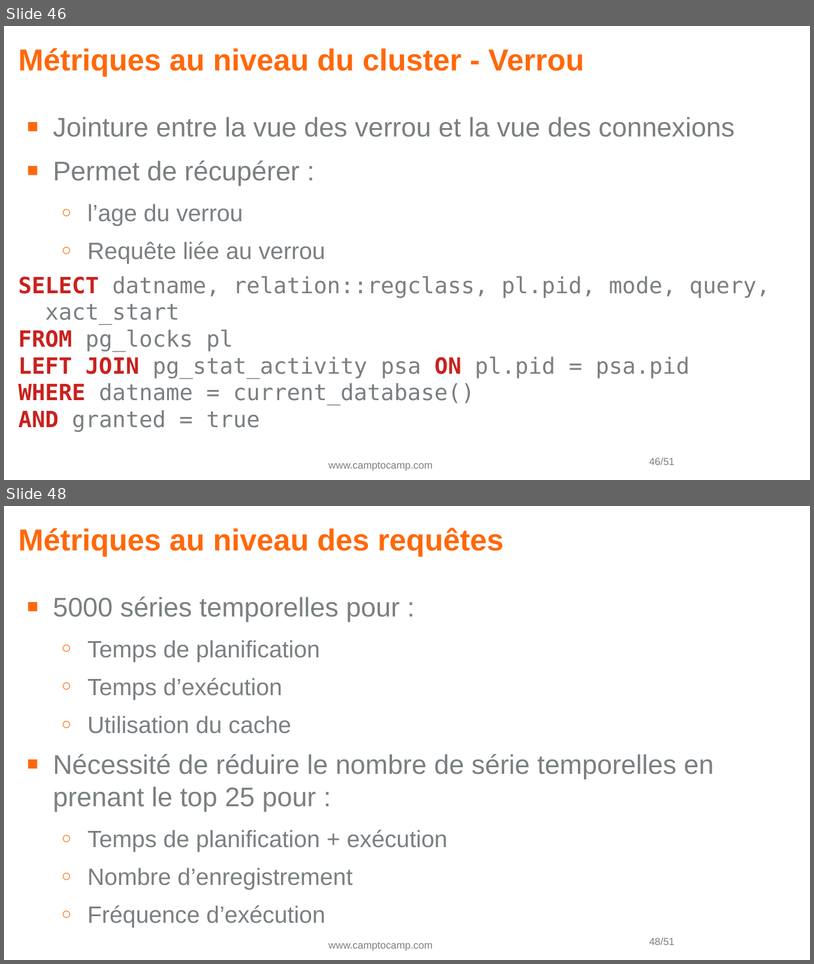
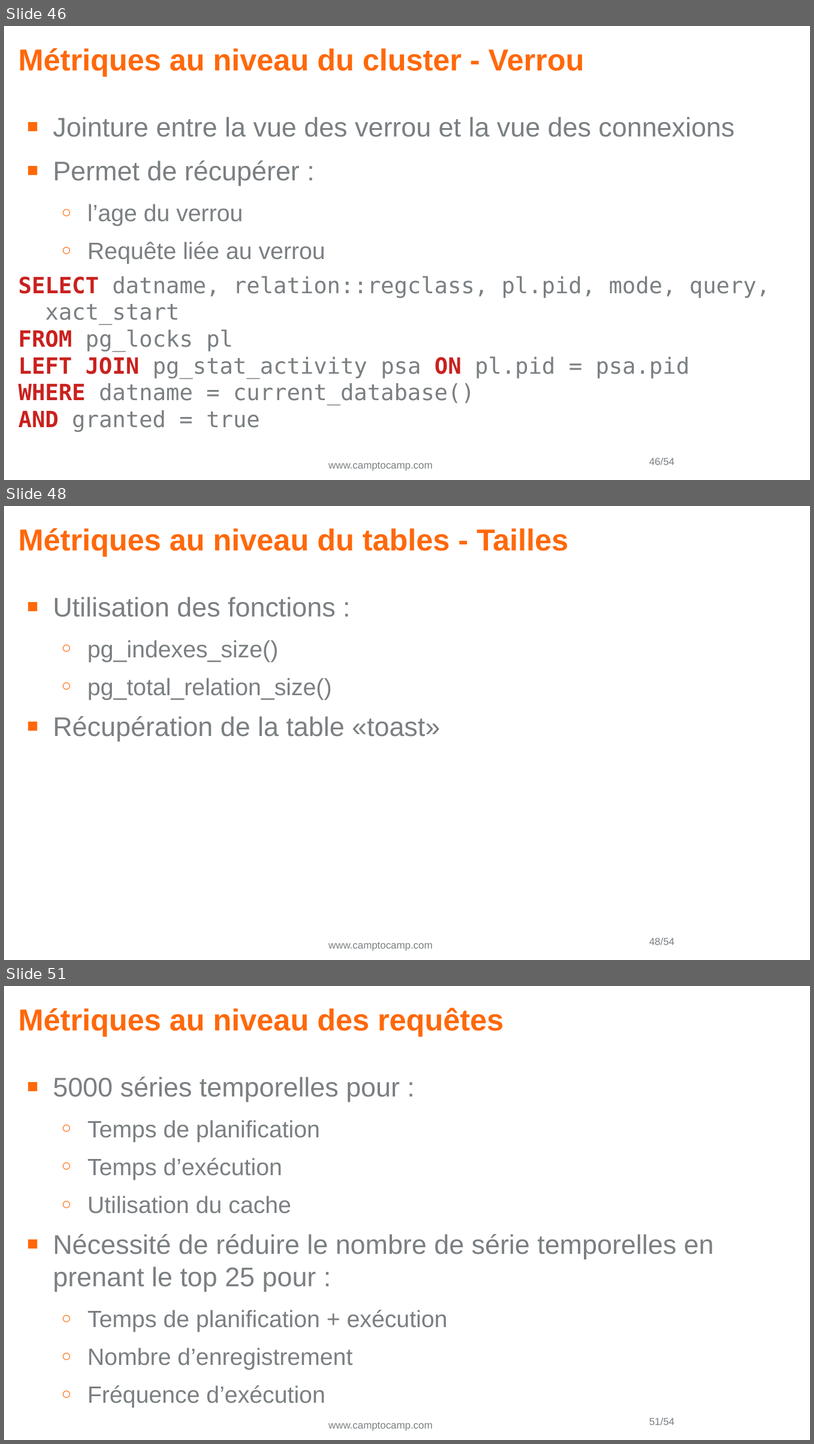
Before and after one commit to Vampouille/demo-prometheus-postgres, a slide deck: pgday2.odp. Shown one above the other, each under a label of ours: slides 46 and 48 before the commit, slides 46, 48 and 51 after it; the slides between them are not shown. The pictures are 814x964 and 814x1444 pixels, drawn with LibreOffice and Linux fonts; fonts in the diff are those of the drawing; background and template pictures are left out. Boxes give left, top, right and bottom in pixels: in the first picture for what was removed or moved away, otherwise in the second. Text is boxed around its words. In the diff, an @@ line names an element or a change of style, - is before the commit and + after.

```diff
--- a/pgday2.odp
+++ b/pgday2.odp
@@ slide 48 added at (x1=4, y1=506, x2=810, y2=960), background #FFFFFF; not listed: 2 template elements that a slide beside it also shows @@
@@ title added at (x1=18, y1=528, x2=569, y2=556), 29.8 pt, text #FF680A, bold @@
+Métriques au niveau du tables - Tailles
@@ text added at (x1=53, y1=597, x2=440, y2=741), 26.5 pt, text #7A7F82 @@
+■ Utilisation des fonctions :
+  ○ pg_indexes_size()
+  ○ pg_total_relation_size()
+■ Récupération de la table «toast»
@@ page number at (x1=650, y1=457, x2=675, y2=465): text changed @@
-46/51
+46/54
@@ what was slide 48 is now slide 51 @@
@@ page number at (x1=650, y1=1417, x2=675, y2=1425): text changed @@
-48/51
+51/54
```
Also in this commit, not shown: 5 slides changed, 2 other slides added, 3 other files.
